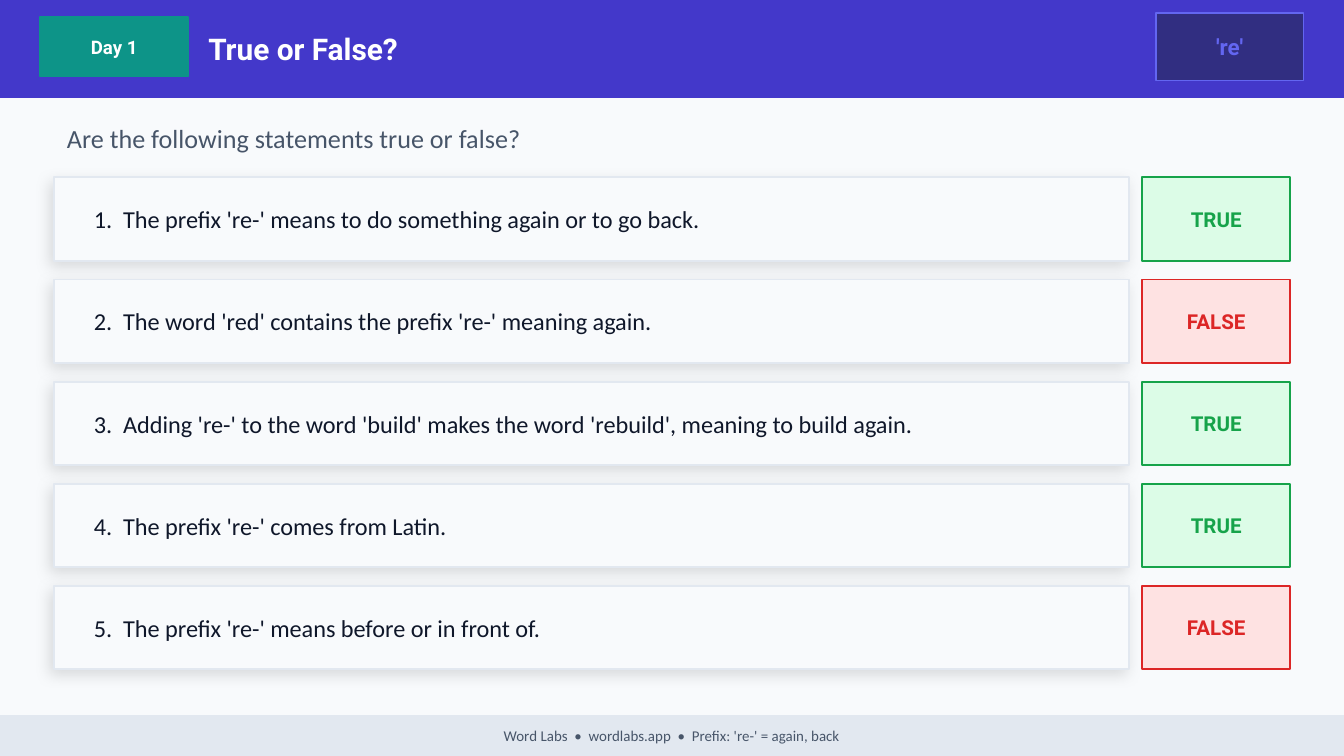
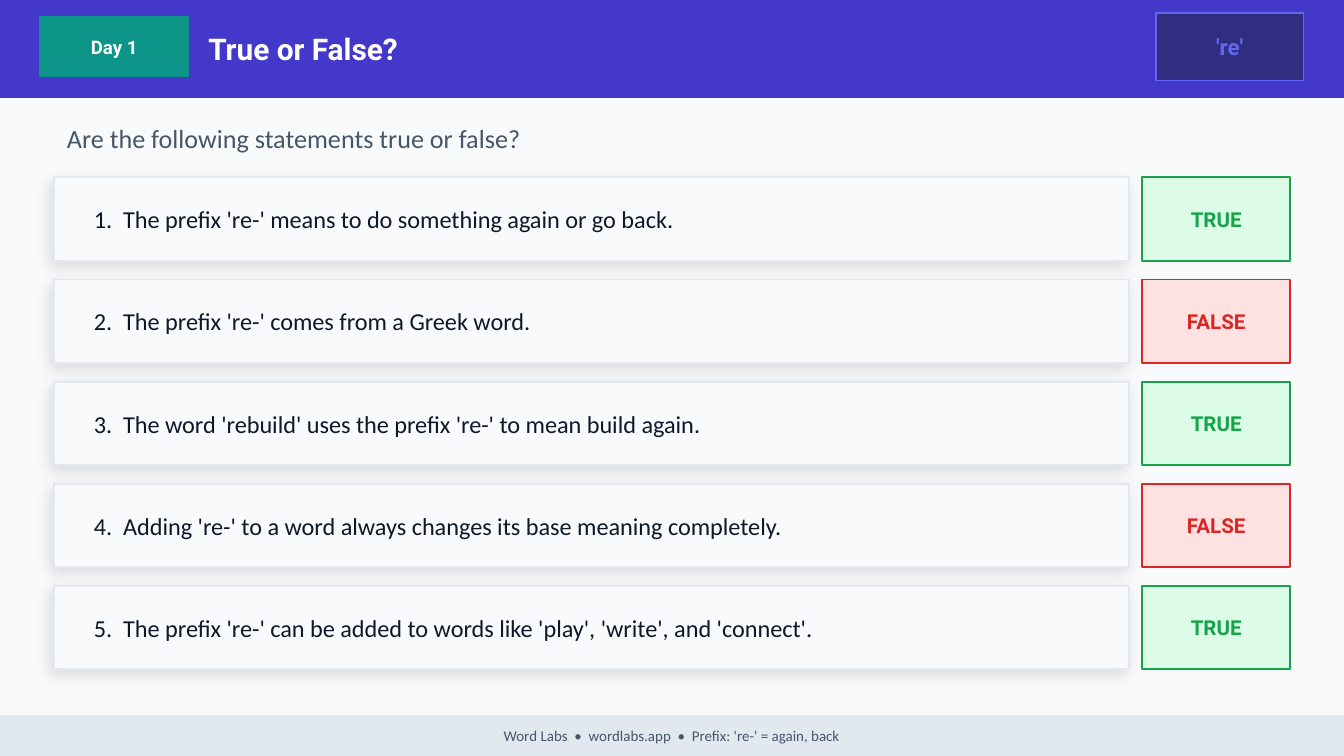
Before and after one commit to NickD135/morphology-builder, a slide deck: slide 5 of output/wordlabs-re-3day.pptx. Drawn at 1344x756 pixels with LibreOffice and Linux fonts; fonts in the diff are those of the drawing. Boxes give left, top, right and bottom in pixels: in the first picture for what was removed or moved away, otherwise in the second. Text is boxed around its words. In the diff, an @@ line names an element or a change of style, - is before the commit and + after.

```diff
--- a/output/wordlabs-re-3day.pptx
+++ b/output/wordlabs-re-3day.pptx
@@ text at [94,211,673,232]: text changed @@
-1. The prefix 're-' means to do something again or to go back.
+1. The prefix 're-' means to do something again or go back.
@@ text at [94,313,530,334]: text changed @@
-2. The word 'red' contains the prefix 're-' meaning again.
+2. The prefix 're-' comes from a Greek word.
@@ text at [94,416,701,437]: text changed @@
-3. Adding 're-' to the word 'build' makes the word 'rebuild', meaning to build again.
+3. The word 'rebuild' uses the prefix 're-' to mean build again.
@@ rectangle at [1142,484,1290,567]: fill #DCFCE7 to #FEE2E2; outline #16A34A 1 pt to #DC2626 1 pt @@
@@ text "FALSE": place and size @@
-text "FALSE" at [1187,620,1246,635]
+text "FALSE" at [1187,518,1246,533]
@@ text at [94,518,781,539]: text changed @@
-4. The prefix 're-' comes from Latin.
+4. Adding 're-' to a word always changes its base meaning completely.
@@ rectangle at [1142,586,1290,669]: fill #FEE2E2 to #DCFCE7; outline #DC2626 1 pt to #16A34A 1 pt @@
@@ text "TRUE": place and size @@
-text "TRUE" at [1191,518,1242,533]
+text "TRUE" at [1191,620,1242,635]
@@ text at [94,620,812,641]: text changed @@
-5. The prefix 're-' means before or in front of.
+5. The prefix 're-' can be added to words like 'play', 'write', and 'connect'.
```
Also in this commit, not shown: 26 other slides changed, 8 other files.
